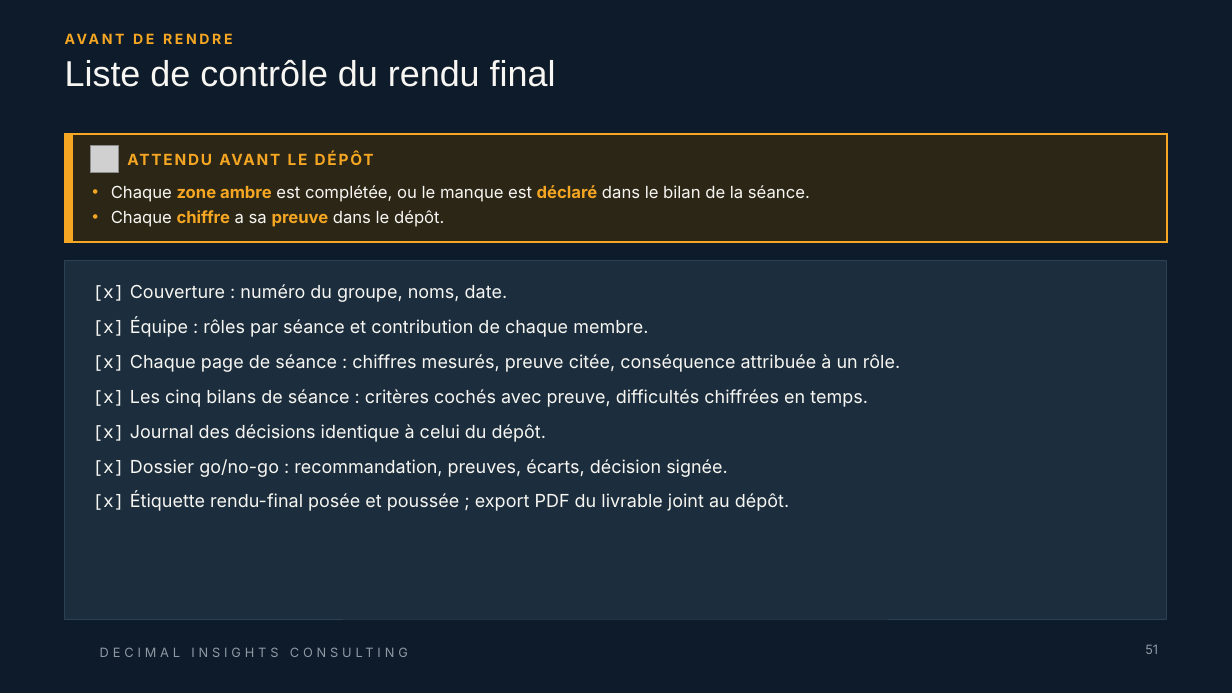
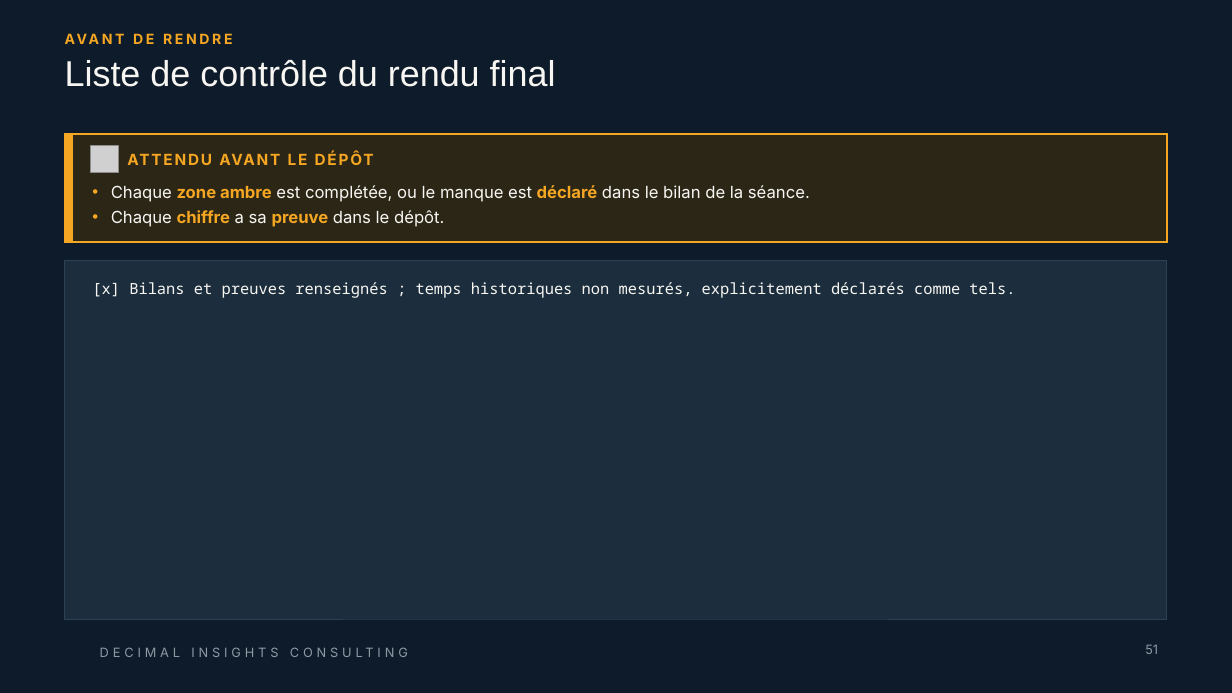
Before and after one commit to ruthabebeneg/td-qualite-g02, a slide deck: slide 51 of livrables/Livrable_Groupe_TD_AssurConnect.pptx. Drawn at 1232x693 pixels with LibreOffice and Linux fonts; fonts in the diff are those of the drawing; grey boxes stand for pictures; background and template pictures are left out. Boxes give left, top, right and bottom in pixels: in the first picture for what was removed or moved away, otherwise in the second. Text is boxed around its words. In the diff, an @@ line names an element or a change of style, - is before the commit and + after.

Commit message:
fix: fiabiliser les séances et le rendu hors soutenance
Corriger les notebooks S1/S2/S4/S5, les contrôles Soda et le rejeu sans écriture.
Synchroniser les livrables, les rôles, les preuves et le dossier de décision.
Préserver le PPTX de soutenance, les décisions humaines et les données nominales.

Corrections réalisées avec l’assistance de Codex à la demande du groupe.
Vérification : 93 tests Python, six notebooks exécutés, scans Soda et
empreintes identiques des 27 tables nominales. Aucun push automatique.

```diff
--- a/livrables/Livrable_Groupe_TD_AssurConnect.pptx
+++ b/livrables/Livrable_Groupe_TD_AssurConnect.pptx
@@ text at (92,282,1015,298): text changed; size 14 to 12 pt; font Inter to Noto Sans Mono @@
-[x] Couverture : numéro du groupe, noms, date.
-[x] Équipe : rôles par séance et contribution de chaque membre.
-[x] Chaque page de séance : chiffres mesurés, preuve citée, conséquence attribuée à un rôle.
-[x] Les cinq bilans de séance : critères cochés avec preuve, difficultés chiffrées en temps.
-[x] Journal des décisions identique à celui du dépôt.
-[x] Dossier go/no-go : recommandation, preuves, écarts, décision signée.
-[x] Étiquette rendu-final posée et poussée ; export PDF du livrable joint au dépôt.
+[x] Bilans et preuves renseignés ; temps historiques non mesurés, explicitement déclarés comme tels.
```
Also in this commit, not shown: 21 other slides changed, 55 other files.
